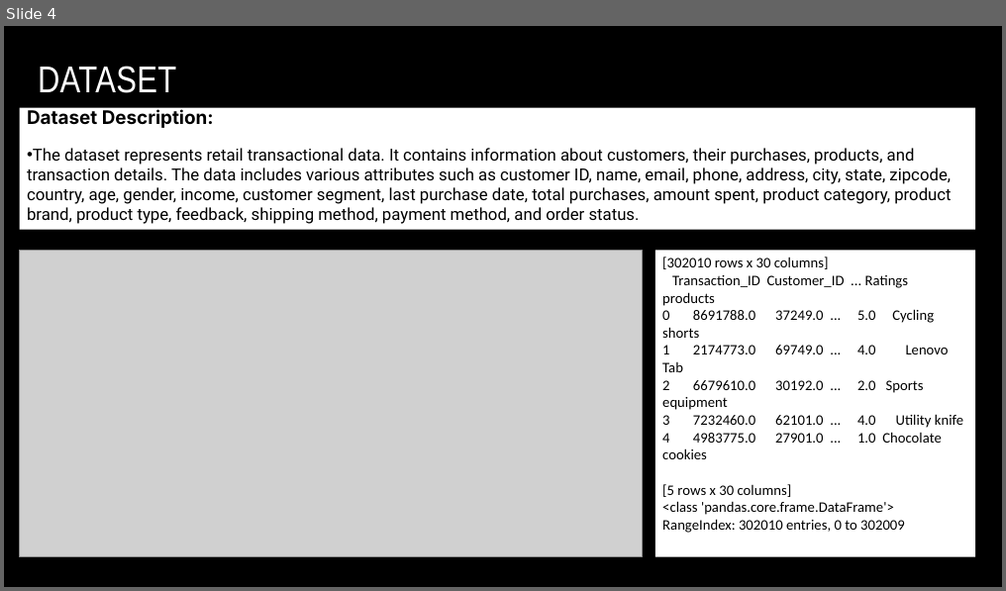
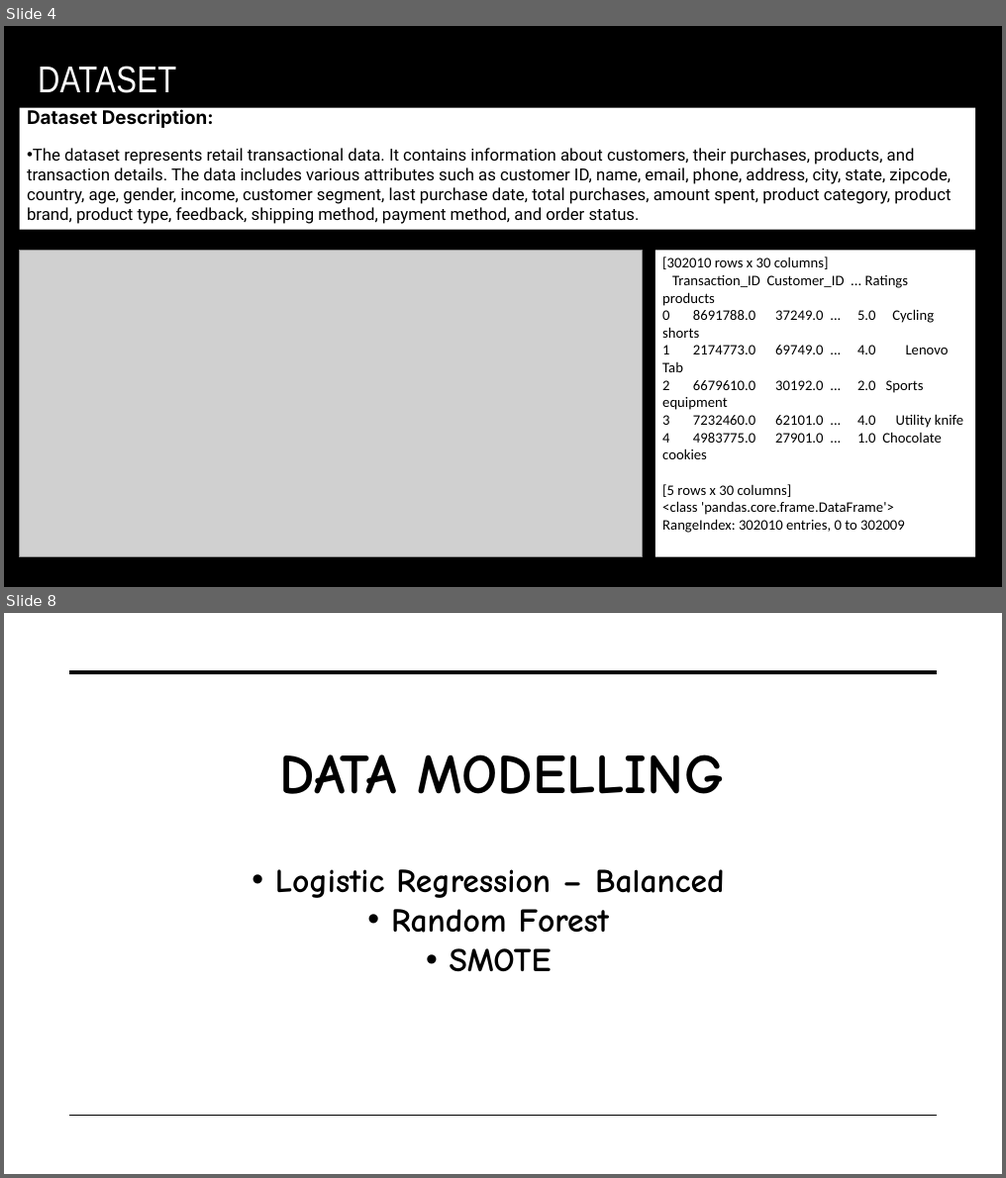
Before and after one commit to Becky139/Retail-Customer-Behavior-Analysis-using-Machine-Learning-Tableau, a slide deck: Team B Presentation.pptx. Shown one above the other, each under a label of ours: slide 4 before the commit, slides 4 and 8 after it; the slides between them are not shown. The pictures are 1006x591 and 1006x1178 pixels, drawn with LibreOffice and Linux fonts; fonts in the diff are those of the drawing; grey boxes stand for pictures; background and template pictures are left out. Boxes give left, top, right and bottom in pixels: in the first picture for what was removed or moved away, otherwise in the second. Text is boxed around its words. In the diff, an @@ line names an element or a change of style, - is before the commit and + after.

```diff
--- a/Team B Presentation.pptx
+++ b/Team B Presentation.pptx
@@ slide 8 added at (4,613,1002,1174), background picture (left out) @@
@@ line added from (70, 672) to (937, 672), #000000 3.5 pt @@
@@ text added at (279,755,724,794), 54 pt, text #000000, bold @@
+DATA MODELLING
@@ text added at (275,869,725,972), 32 pt, text #000000, bold @@
+• Logistic Regression – Balanced
+• Random Forest
+• SMOTE
@@ line added from (70, 1116) to (937, 1116), #000000 1 pt @@
```
Also in this commit, not shown: 4 slides changed, 24 other slides added.
